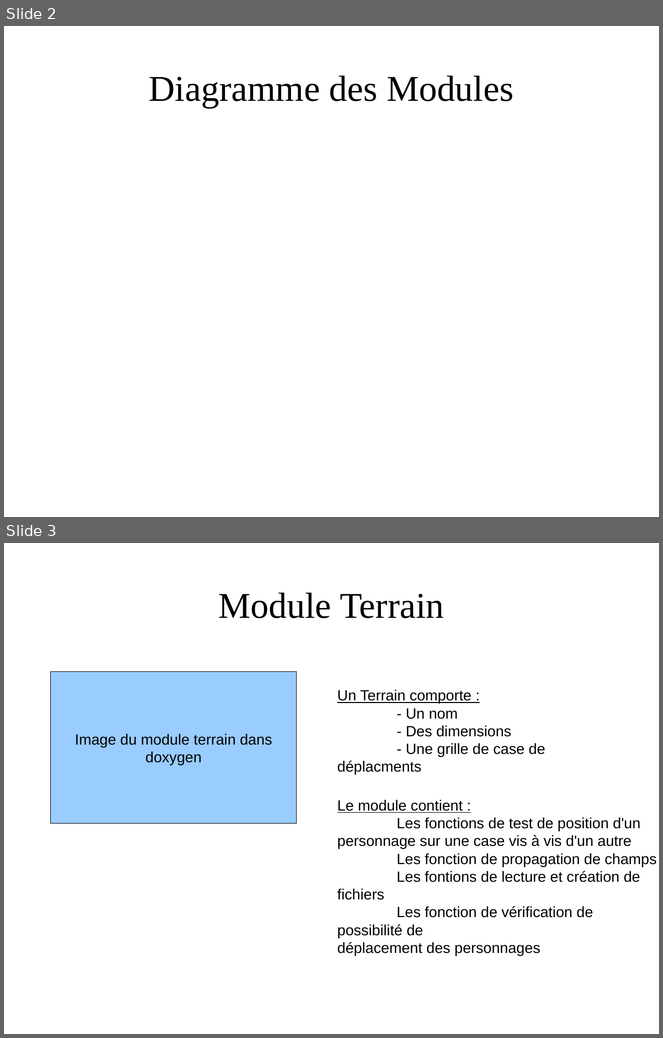
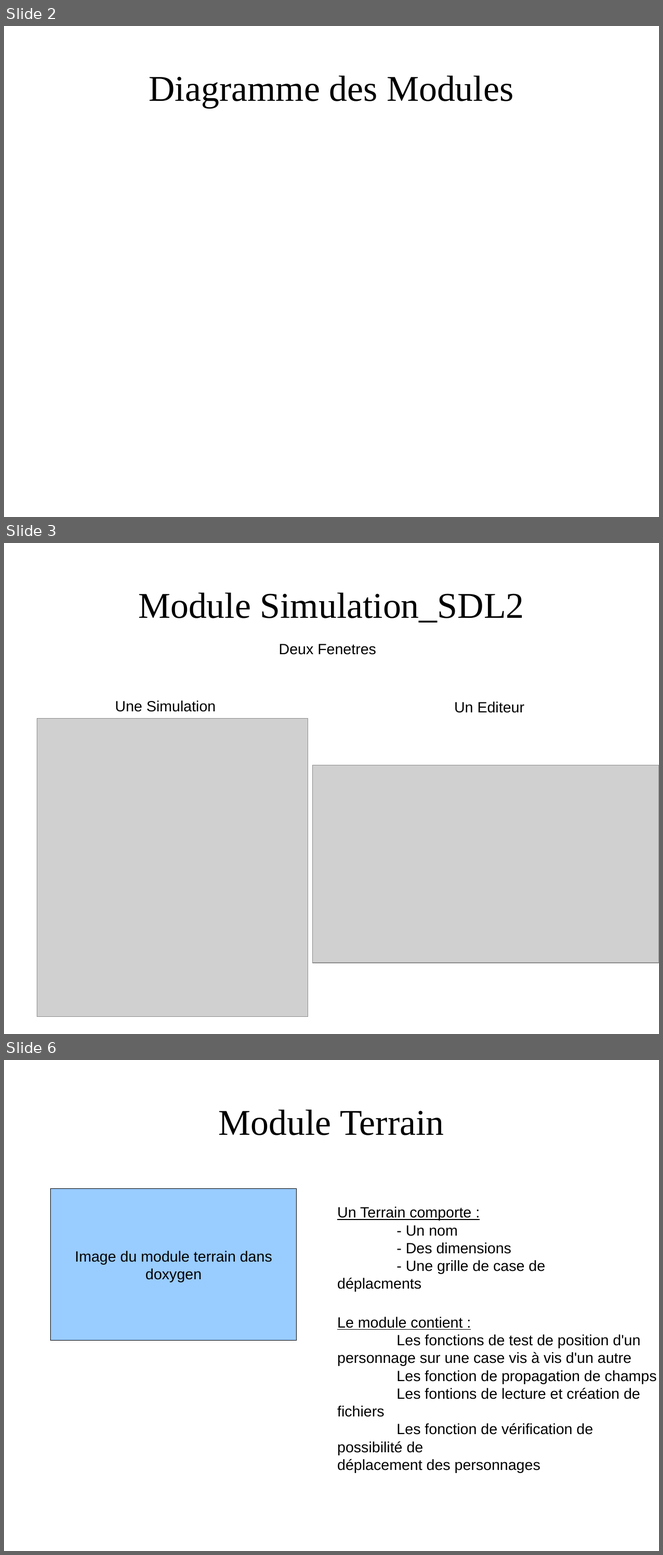
Before and after one commit to HijackHornet/Simulation-Zombies-Vs-Humains, a slide deck: doc/Présentation Projet LIF7.odp. Shown one above the other, each under a label of ours: slides 2 and 3 before the commit, slides 2, 3 and 6 after it; the slides between them are not shown. The pictures are 663x1038 and 663x1555 pixels, drawn with LibreOffice and Linux fonts; fonts in the diff are those of the drawing; grey boxes stand for pictures; background and template pictures are left out. Boxes give left, top, right and bottom in pixels: in the first picture for what was removed or moved away, otherwise in the second. Text is boxed around its words. In the diff, an @@ line names an element or a change of style, - is before the commit and + after.

```diff
--- a/doc/Présentation Projet LIF7.odp
+++ b/doc/Présentation Projet LIF7.odp
@@ slide 3 added at (4,543,659,1034), background picture (left out) @@
@@ title added at (138,592,525,623), 44 pt, text #000000 @@
+Module Simulation_SDL2
@@ text added at (279,644,376,655), 18 pt, text #000000 @@
+Deux Fenetres
@@ text added at (115,701,216,712), 18 pt, text #000000 @@
+Une Simulation
@@ text added at (454,702,525,713), 18 pt, text #000000 @@
+Un Editeur
@@ picture added at (37,718,308,1017) @@
@@ picture added at (312,766,659,963) @@
@@ what was slide 3 is now slide 6 @@
```
Also in this commit, not shown: 1 slide changed, 2 other slides added.
